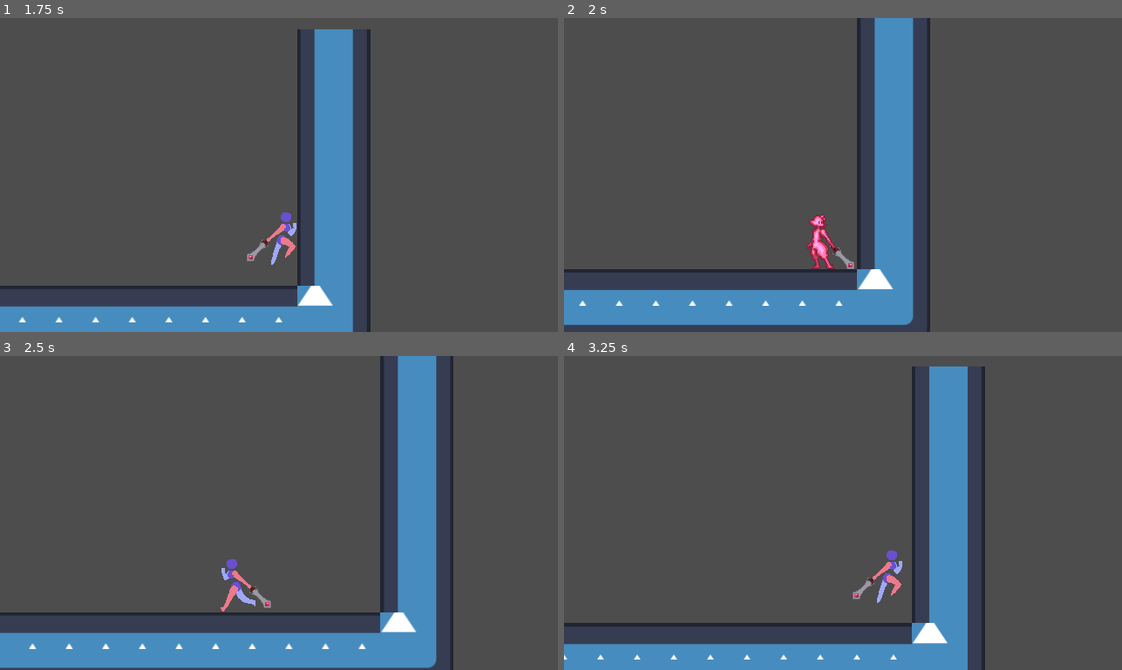
Above: before the commit, frames 1-4 (two rows, left to right).
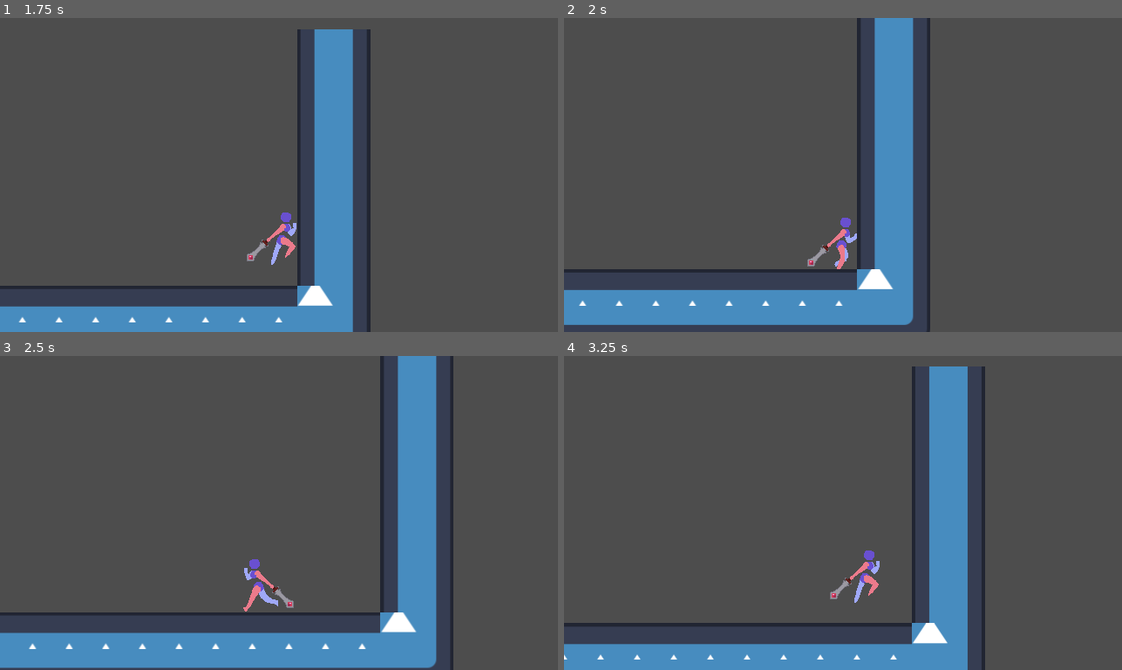
Above: after the commit, the same moments.

Repository: BoneBot/Project-WenCo
Game: Godot game, scene res://game/demo.tscn
Same seed, same stepped clock (60 frames per second), same inputs: the game is played once before the commit and once after it. The project has no main scene, so this scene is started directly. The engine's default icon, where the game draws it, is replaced by a stand-in: a white triangle on a blue panel in a dark square.
Inputs:
- Up to frame 1 (1.75 s): hold Right (right) from 0.53 s (still down); tap Space (jump) at 0.6, 0.77, 1.07, 1.52, 1.55 s; tap Z (dash) at 1.35 s
- Up to frame 2 (2 s): keep holding Right (right); tap Space (jump) at 1.82 s
- Up to frame 3 (2.5 s): release Right (right) at 2.03 s; hold Left (left) from 2.03 s (still down); tap Space (jump) at 2.1 s
- Up to frame 4 (3.25 s): release Left (left) at 2.78 s; hold Right (right) from 2.78 s (still down); tap Z (dash) at 2.85 s; tap Space (jump) at 3.02, 3.05 s

Frame 1 is identical in both runs. In frame 2, 0.9% of the frame differs, in the area x 43-53%, y 62-80%; in frame 3, 0.8%; in frame 4, 0.8%.

Commit message:
Moved animations to AnimationPlayer

Diff:
--- a/game/player/player.gd
+++ b/game/player/player.gd
@@ -16,23 +16,22 @@
 
 func _process(delta: float) -> void:
 	# Update look direction
-	var look_threshold = 1
 	if Input.is_action_pressed("right") and Input.is_action_pressed("left"):
 		# Don't do anything when both directions are pressed at once
 		pass
 	elif Input.is_action_pressed("right") and get_look_direction() != 1:
 		# Look right
 		$Sprite.flip_h = false
-		$Sprite.offset.x = absf($Sprite.offset.x)
+		$Sprite.offset.x = -absf($Sprite.offset.x)
 	elif Input.is_action_pressed("left") and get_look_direction() != -1:
 		# Look left
 		$Sprite.flip_h = true
-		$Sprite.offset.x = -absf($Sprite.offset.x)
+		$Sprite.offset.x = absf($Sprite.offset.x)
 
 	# Update animation
 	var animation := get_new_animation()
-	if animation != $Sprite.animation:
-		$Sprite.play(animation)
+	if animation != $AnimationPlayer.current_animation:
+		$AnimationPlayer.play(animation)
 
 
 func _physics_process(delta: float) -> void:
@@ -69,7 +68,6 @@
 
 
 func _on_dash_cooldown_timeout() -> void:
-	print("Dash ready!")
 	_dash_ready = true
 
 
--- a/game/player/player.tscn
+++ b/game/player/player.tscn
@@ -1,105 +1,96 @@
-[gd_scene load_steps=15 format=3 uid="uid://cx4n5g4jwajpq"]
+[gd_scene load_steps=9 format=3 uid="uid://cx4n5g4jwajpq"]
 
 [ext_resource type="Script" path="res://game/player/player.gd" id="1_36ijq"]
-[ext_resource type="Texture2D" uid="uid://dhotyahann3um" path="res://Art Stuff/the_sword.png" id="2_bvnbb"]
 [ext_resource type="Texture2D" uid="uid://bslacuftc1io1" path="res://Art Stuff/sword_run_right.png" id="3_j87th"]
-
-[sub_resource type="AtlasTexture" id="AtlasTexture_dd2hu"]
-atlas = ExtResource("3_j87th")
-region = Rect2(192, 64, 64, 64)
-
-[sub_resource type="AtlasTexture" id="AtlasTexture_gi54g"]
-atlas = ExtResource("3_j87th")
-region = Rect2(0, 0, 64, 64)
-
-[sub_resource type="AtlasTexture" id="AtlasTexture_iwg36"]
-atlas = ExtResource("3_j87th")
-region = Rect2(64, 0, 64, 64)
-
-[sub_resource type="AtlasTexture" id="AtlasTexture_eirv2"]
-atlas = ExtResource("3_j87th")
-region = Rect2(128, 0, 64, 64)
-
-[sub_resource type="AtlasTexture" id="AtlasTexture_lqmtn"]
-atlas = ExtResource("3_j87th")
-region = Rect2(192, 0, 64, 64)
-
-[sub_resource type="AtlasTexture" id="AtlasTexture_7oqwh"]
-atlas = ExtResource("3_j87th")
-region = Rect2(0, 64, 64, 64)
-
-[sub_resource type="AtlasTexture" id="AtlasTexture_vacvx"]
-atlas = ExtResource("3_j87th")
-region = Rect2(64, 64, 64, 64)
-
-[sub_resource type="AtlasTexture" id="AtlasTexture_v4t16"]
-atlas = ExtResource("3_j87th")
-region = Rect2(128, 64, 64, 64)
-
-[sub_resource type="AtlasTexture" id="AtlasTexture_ky1xx"]
-atlas = ExtResource("3_j87th")
-region = Rect2(192, 64, 64, 64)
-
-[sub_resource type="SpriteFrames" id="SpriteFrames_xrvkc"]
-animations = [{
-"frames": [{
-"duration": 1.0,
-"texture": ExtResource("2_bvnbb")
-}],
-"loop": true,
-"name": &"idle",
-"speed": 5.0
-}, {
-"frames": [{
-"duration": 1.0,
-"texture": SubResource("AtlasTexture_dd2hu")
-}],
-"loop": true,
-"name": &"jump",
-"speed": 5.0
-}, {
-"frames": [{
-"duration": 1.0,
-"texture": SubResource("AtlasTexture_gi54g")
-}, {
-"duration": 1.0,
-"texture": SubResource("AtlasTexture_iwg36")
-}, {
-"duration": 1.0,
-"texture": SubResource("AtlasTexture_eirv2")
-}, {
-"duration": 1.0,
-"texture": SubResource("AtlasTexture_lqmtn")
-}, {
-"duration": 1.0,
-"texture": SubResource("AtlasTexture_7oqwh")
-}, {
-"duration": 1.0,
-"texture": SubResource("AtlasTexture_vacvx")
-}, {
-"duration": 1.0,
-"texture": SubResource("AtlasTexture_v4t16")
-}, {
-"duration": 1.0,
-"texture": SubResource("AtlasTexture_ky1xx")
-}],
-"loop": true,
-"name": &"run",
-"speed": 12.0
-}]
 
 [sub_resource type="CapsuleShape2D" id="CapsuleShape2D_ed6pa"]
 radius = 16.0
 height = 64.0
 
+[sub_resource type="Animation" id="Animation_5al8x"]
+resource_name = "idle"
+length = 0.0833417
+step = 0.0833333
+tracks/0/type = "value"
+tracks/0/imported = false
+tracks/0/enabled = true
+tracks/0/path = NodePath("Sprite:frame")
+tracks/0/interp = 1
+tracks/0/loop_wrap = true
+tracks/0/keys = {
+"times": PackedFloat32Array(0),
+"transitions": PackedFloat32Array(1),
+"update": 1,
+"values": [2]
+}
+
+[sub_resource type="Animation" id="Animation_yu6k6"]
+length = 0.001
+tracks/0/type = "value"
+tracks/0/imported = false
+tracks/0/enabled = true
+tracks/0/path = NodePath("Sprite:frame")
+tracks/0/interp = 1
+tracks/0/loop_wrap = true
+tracks/0/keys = {
+"times": PackedFloat32Array(0),
+"transitions": PackedFloat32Array(1),
+"update": 1,
+"values": [0]
+}
+
+[sub_resource type="Animation" id="Animation_d621y"]
+resource_name = "run"
+length = 0.666675
+loop_mode = 1
+step = 0.0833333
+tracks/0/type = "value"
+tracks/0/imported = false
+tracks/0/enabled = true
+tracks/0/path = NodePath("Sprite:frame")
+tracks/0/interp = 1
+tracks/0/loop_wrap = true
+tracks/0/keys = {
+"times": PackedFloat32Array(0, 0.0833333, 0.166667, 0.25, 0.333333, 0.416667, 0.5, 0.583333),
+"transitions": PackedFloat32Array(1, 1, 1, 1, 1, 1, 1, 1),
+"update": 1,
+"values": [0, 1, 2, 3, 4, 5, 6, 7]
+}
+
+[sub_resource type="Animation" id="Animation_qie8y"]
+resource_name = "jump"
+length = 0.0833417
+step = 0.0833333
+tracks/0/type = "value"
+tracks/0/imported = false
+tracks/0/enabled = true
+tracks/0/path = NodePath("Sprite:frame")
+tracks/0/interp = 1
+tracks/0/loop_wrap = true
+tracks/0/keys = {
+"times": PackedFloat32Array(0),
+"transitions": PackedFloat32Array(1),
+"update": 1,
+"values": [7]
+}
+
+[sub_resource type="AnimationLibrary" id="AnimationLibrary_ecmp2"]
+_data = {
+"RESET": SubResource("Animation_yu6k6"),
+"idle": SubResource("Animation_5al8x"),
+"jump": SubResource("Animation_qie8y"),
+"run": SubResource("Animation_d621y")
+}
+
 [node name="Player" type="CharacterBody2D"]
 script = ExtResource("1_36ijq")
 
-[node name="Sprite" type="AnimatedSprite2D" parent="."]
+[node name="Sprite" type="Sprite2D" parent="."]
 texture_filter = 1
-sprite_frames = SubResource("SpriteFrames_xrvkc")
-animation = &"run"
+texture = ExtResource("3_j87th")
 offset = Vector2(-13, 0)
+hframes = 4
+vframes = 2
 
 [node name="Hitbox" type="CollisionShape2D" parent="."]
 shape = SubResource("CapsuleShape2D_ed6pa")
@@ -110,6 +101,12 @@
 position_smoothing_speed = 10.0
 
 [node name="DashCooldown" type="Timer" parent="."]
+wait_time = 0.5
 one_shot = true
 
+[node name="AnimationPlayer" type="AnimationPlayer" parent="."]
+libraries = {
+"": SubResource("AnimationLibrary_ecmp2")
+}
+
 [connection signal="timeout" from="DashCooldown" to="." method="_on_dash_cooldown_timeout"]
